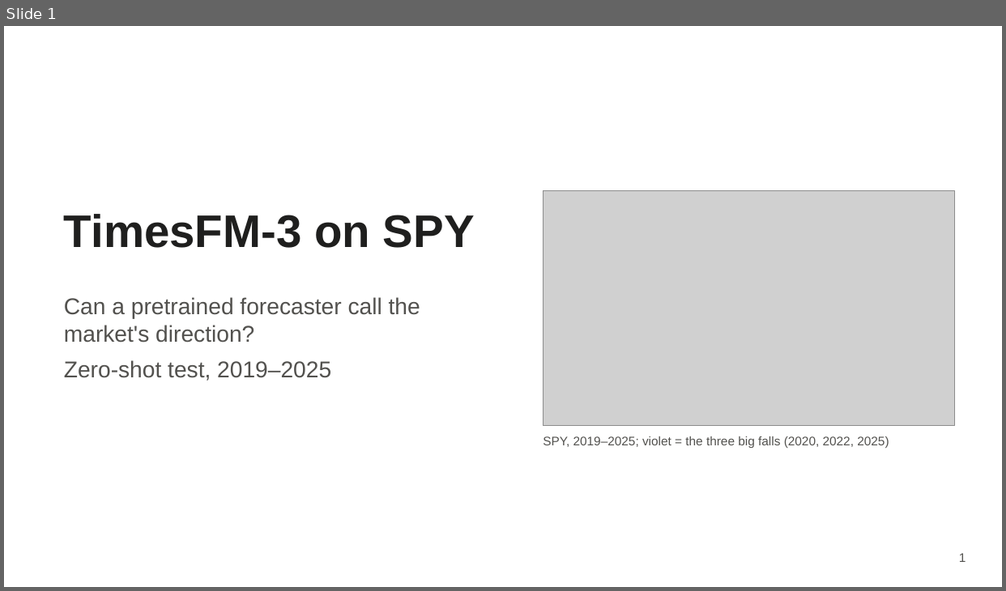
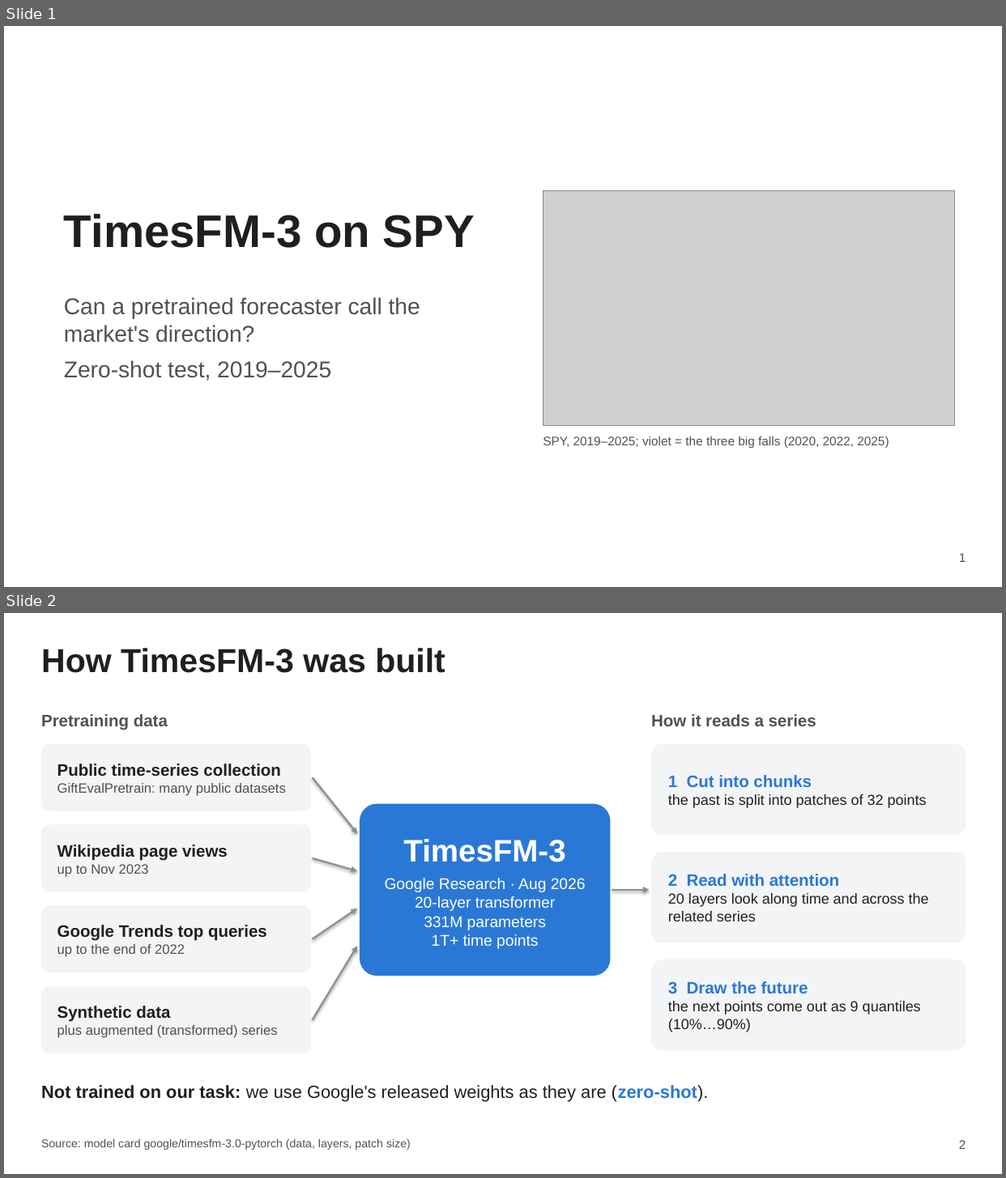
Before and after one commit to AmauryJayr/Predicting-SP500, a slide deck: timesfm3_experiment/slides/timesfm3_slides.pptx. Shown one above the other, each under a label of ours: slide 1 before the commit, slides 1 and 2 after it. The pictures are 1006x591 and 1006x1178 pixels, drawn with LibreOffice and Linux fonts; fonts in the diff are those of the drawing; grey boxes stand for pictures. Boxes give left, top, right and bottom in pixels: in the first picture for what was removed or moved away, otherwise in the second. Text is boxed around its words. In the diff, an @@ line names an element or a change of style, - is before the commit and + after.

Commit message:
update slides

```diff
--- a/timesfm3_experiment/slides/timesfm3_slides.pptx
+++ b/timesfm3_experiment/slides/timesfm3_slides.pptx
@@ slide 2 added at [4, 613, 1002, 1174], background #FFFFFF @@
@@ text added at [41, 648, 445, 673], 32 pt, text #1F1F1E, bold @@
+How TimesFM-3 was built
@@ text added at [41, 714, 168, 730], 16 pt, text #52514E, bold @@
+Pretraining data
@@ text added at [651, 714, 816, 726], 16 pt, text #52514E, bold @@
+How it reads a series
@@ rounded rectangle added at [41, 744, 311, 811], fill #F3F4F6, 13 pt, text #52514E @@
+Public time-series collection
+GiftEvalPretrain: many public datasets
@@ rounded rectangle added at [651, 744, 966, 835], fill #F3F4F6, 14 pt, text #1F1F1E @@
+1 Cut into chunks
+the past is split into patches of 32 points
@@ arrow added from (313, 777) to (357, 834), #8A8F98 1.75 pt @@
@@ rounded rectangle added at [360, 804, 611, 976], fill #2A78D6, 15 pt, text #FFFFFF @@
+TimesFM-3
+Google Research · Aug 2026
+20-layer transformer
+331M parameters
+1T+ time points
@@ rounded rectangle added at [41, 825, 311, 892], fill #F3F4F6, 16 pt, text #1F1F1E, bold @@
+Wikipedia page views
+up to Nov 2023
@@ rounded rectangle added at [651, 852, 966, 943], fill #F3F4F6, 14 pt, text #1F1F1E @@
+2 Read with attention
+20 layers look along time and across the related series
@@ arrow added from (313, 858) to (357, 871), #8A8F98 1.75 pt @@
@@ arrow added from (612, 890) to (650, 890), #8A8F98 1.75 pt @@
@@ rounded rectangle added at [41, 905, 311, 973], fill #F3F4F6, 16 pt, text #1F1F1E, bold @@
+Google Trends top queries
+up to the end of 2022
@@ arrow added from (313, 939) to (357, 909), #8A8F98 1.75 pt @@
@@ arrow added from (313, 1020) to (357, 946), #8A8F98 1.75 pt @@
@@ rounded rectangle added at [651, 960, 966, 1051], fill #F3F4F6, 14 pt, text #1F1F1E @@
+3 Draw the future
+the next points come out as 9 quantiles (10%…90%)
@@ rounded rectangle added at [41, 986, 311, 1054], fill #F3F4F6, 13 pt, text #52514E @@
+Synthetic data
+plus augmented (transformed) series
@@ text added at [41, 1085, 709, 1102], 17 pt, text #1F1F1E @@
+Not trained on our task: we use Google's released weights as they are (zero-shot).
@@ text added at [41, 1139, 411, 1150], 11 pt, text #52514E @@
+Source: model card google/timesfm-3.0-pytorch (data, layers, patch size)
@@ text added at [959, 1140, 966, 1149], 12 pt, text #52514E @@
+2
```
Also in this commit, not shown: 10 slides changed, 2 other slides added, 6 other files.
